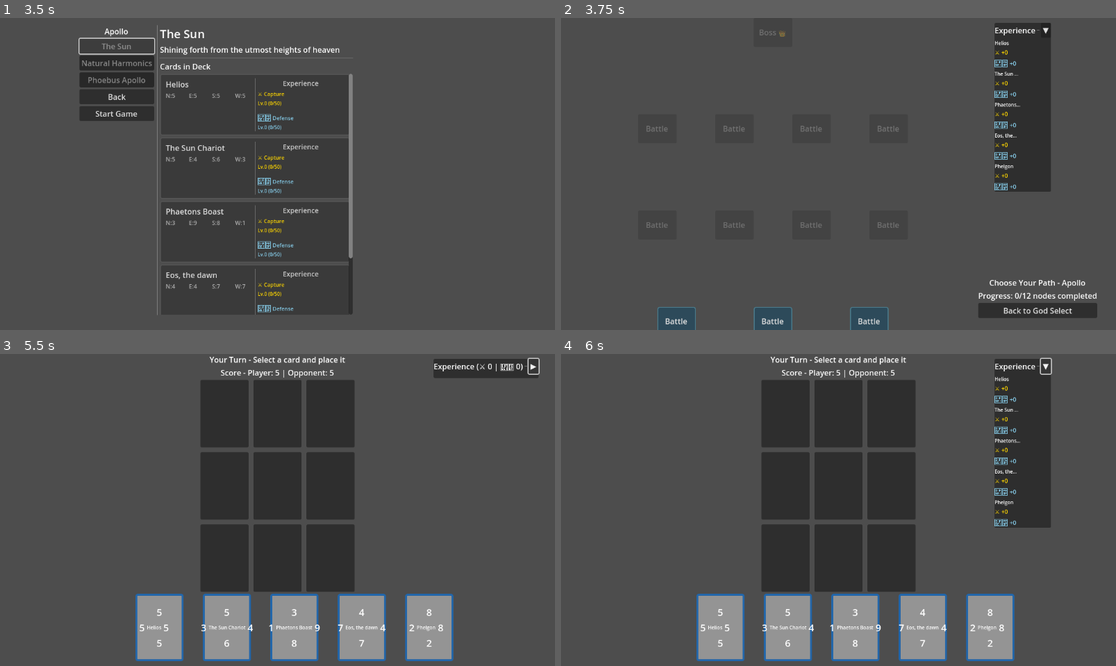
Above: before the commit, frames 1-4 (two rows, left to right).
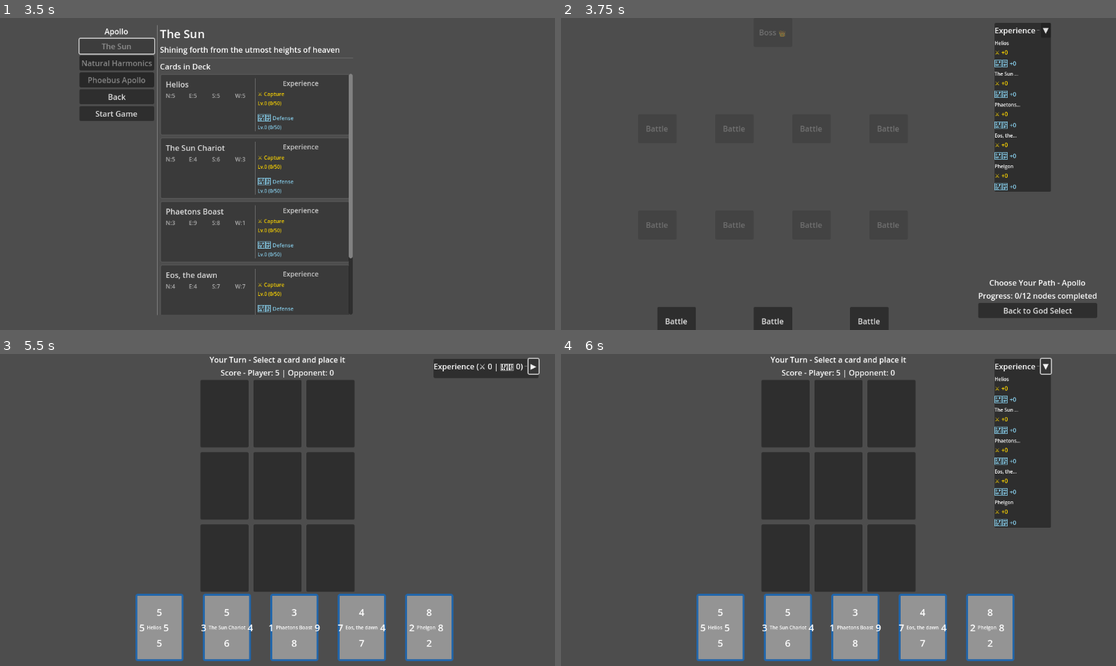
Above: after the commit, the same moments.

Repository: leslieharding/Mnemosyne
Game: Godot game, scene res://Scenes/MainMenu.tscn
Same seed, same stepped clock (60 frames per second), same inputs: the game is played once before the commit and once after it.
Inputs:
- Up to frame 1 (3.5 s): click "New Game" at 0.5 s; click "New Game" at 1.25 s; click "Apollo" at 2 s; click "The Sun" at 2.75 s
- Up to frame 2 (3.75 s): click "Start Game" at 3.5 s
- Up to frame 3 (5.5 s): click "Battle" at 4.25 s; click "▼" at 5 s
- Up to frame 4 (6 s): click "▶" at 5.75 s

Frame 1 is identical in both runs. In frame 2, 1.4% of the frame differs, in the area x 17-60%, y 92-100%; in frame 3, less than 0.1%; in frame 4, less than 0.1%.
Error after the commit: Trying to assign value of type 'Resource' to a variable of type 'enemies_collection.gd'. (res://Scripts/map_generator.gd:78)

Commit message:
start of adding enemy variety

Diff:
--- /dev/null
+++ b/Resources/Collections/Enemies.tres
@@ -0,0 +1,3 @@
+[gd_resource type="Resource" format=3 uid="uid://btiibds602ikf"]
+
+[resource]
--- /dev/null
+++ b/Resources/enemies_collection.gd
@@ -0,0 +1,51 @@
+# res://Resources/enemies_collection.gd
+class_name EnemiesCollection
+extends Resource
+
+@export var enemies: Array[EnemyCardCollection]
+
+# Get enemy by name
+func get_enemy(enemy_name: String) -> EnemyCardCollection:
+	for enemy in enemies:
+		if enemy.enemy_name == enemy_name:
+			return enemy
+	return null
+
+# Get all available enemy names
+func get_enemy_names() -> Array[String]:
+	var names: Array[String] = []
+	for enemy in enemies:
+		names.append(enemy.enemy_name)
+	return names
+
+# Get a random enemy (useful for random encounters)
+func get_random_enemy() -> EnemyCardCollection:
+	if enemies.size() > 0:
+		return enemies[randi() % enemies.size()]
+	return null
+
+# Get enemy deck directly by name and difficulty
+func get_enemy_deck(enemy_name: String, difficulty: int = 0) -> Array[CardResource]:
+	var enemy = get_enemy(enemy_name)
+	if enemy:
+		return enemy.get_deck_by_difficulty(difficulty)
+	return []
+
+# Get enemy info for UI display
+func get_enemy_info(enemy_name: String, difficulty: int = 0) -> Dictionary:
+	var enemy = get_enemy(enemy_name)
+	if not enemy:
+		return {}
+
+	var deck_def = enemy.get_deck_definition_by_difficulty(difficulty)
+	if not deck_def:
+		return {}
+
+	return {
+		"enemy_name": enemy.enemy_name,
+		"enemy_description": enemy.enemy_description,
+		"deck_name": deck_def.deck_name,
+		"deck_description": deck_def.deck_description,
+		"difficulty": deck_def.difficulty_level,
+		"difficulty_text": deck_def.get_difficulty_description()
+	}
--- /dev/null
+++ b/Resources/enemy_card_collection.gd
@@ -0,0 +1,49 @@
+# res://Resources/enemy_card_collection.gd
+class_name EnemyCardCollection
+extends Resource
+
+@export var enemy_name: String
+@export var enemy_description: String
+@export var cards: Array[CardResource]  # All cards for this enemy type
+@export var decks: Array[EnemyDeckDefinition]  # All deck variations
+
+# Helper function to get a complete deck by index
+func get_deck(index: int) -> Array[CardResource]:
+	if index < 0 or index >= decks.size():
+		return []
+
+	var deck_def = decks[index]
+	var result: Array[CardResource] = []
+
+	for card_index in deck_def.card_indices:
+		if card_index >= 0 and card_index < cards.size():
+			result.append(cards[card_index])
+
+	return result
+
+# Get deck by difficulty level
+func get_deck_by_difficulty(difficulty: int) -> Array[CardResource]:
+	for i in range(decks.size()):
+		if decks[i].difficulty_level == difficulty:
+			return get_deck(i)
+
+	# Fallback to first deck if difficulty not found
+	return get_deck(0)
+
+# Get deck definition by difficulty level
+func get_deck_definition_by_difficulty(difficulty: int) -> EnemyDeckDefinition:
+	for deck_def in decks:
+		if deck_def.difficulty_level == difficulty:
+			return deck_def
+
+	# Fallback to first deck
+	return decks[0] if decks.size() > 0 else null
+
+# Get available difficulty levels for this enemy
+func get_available_difficulties() -> Array[int]:
+	var difficulties: Array[int] = []
+	for deck_def in decks:
+		if not deck_def.difficulty_level in difficulties:
+			difficulties.append(deck_def.difficulty_level)
+	difficulties.sort()
+	return difficulties
--- /dev/null
+++ b/Resources/enemy_deck_definition.gd
@@ -0,0 +1,20 @@
+# res://Resources/enemy_deck_definition.gd
+class_name EnemyDeckDefinition
+extends Resource
+
+@export var deck_name: String
+@export var deck_description: String
+@export var difficulty_level: int = 0  # 0 = easy, 1 = medium, 2 = hard/boss
+@export var card_indices: Array[int]  # 5 indices pointing to cards in the enemy collection
+
+# Get difficulty description for UI
+func get_difficulty_description() -> String:
+	match difficulty_level:
+		0:
+			return "Novice"
+		1:
+			return "Adept"
+		2:
+			return "Master"
+		_:
+			return "Unknown"
--- a/Resources/map_node.gd
+++ b/Resources/map_node.gd
@@ -17,9 +17,15 @@
 @export var is_available: bool = false
 @export var node_id: int = -1
 
+# Enemy encounter data
+@export var enemy_name: String = "Shadow Acolyte"  # Which enemy type
+@export var enemy_difficulty: int = 0  # 0=easy, 1=medium, 2=hard/boss
+
 # Visual/UI properties
 @export var display_name: String = ""
 @export var description: String = ""
+
+# Replace the _init function (around lines 21-40)
 
 func _init(id: int = -1, type: NodeType = NodeType.BATTLE, pos: Vector2 = Vector2.ZERO):
 	node_id = id
@@ -27,6 +33,10 @@
 	position = pos
 	is_available = false
 	is_completed = false
+
+	# Set default enemy data
+	enemy_name = "Shadow Acolyte"
+	enemy_difficulty = 0
 
 	# Set default display info based on type
 	match node_type:
--- a/Scripts/apollo_game.gd
+++ b/Scripts/apollo_game.gd
@@ -87,6 +87,28 @@
 
 	# Connect opponent manager signals
 	opponent_manager.opponent_card_placed.connect(_on_opponent_card_placed)
+
+	# Set up opponent based on map node data
+	setup_opponent_from_params()
+
+
+# Set up opponent based on parameters from map
+func setup_opponent_from_params():
+	var params = get_scene_params()
+
+	# Check if we have current node data (enemy info)
+	if params.has("current_node"):
+		var current_node = params["current_node"]
+		var enemy_name = current_node.get("enemy_name", "Shadow Acolyte")
+		var enemy_difficulty = current_node.get("enemy_difficulty", 0)
+
+		print("Setting up opponent: ", enemy_name, " (difficulty ", enemy_difficulty, ")")
+		opponent_manager.setup_opponent(enemy_name, enemy_difficulty)
+	else:
+		# Fallback for testing or if no node data available
+		print("No enemy data found, using default Shadow Acolyte")
+		opponent_manager.setup_opponent("Shadow Acolyte", 0)
+
 
 # Start the game sequence
 func start_game():
--- a/Scripts/map_generator.gd
+++ b/Scripts/map_generator.gd
@@ -44,7 +44,7 @@
 
 	# Calculate horizontal spacing for this layer
 	var horizontal_spacing = MAP_WIDTH / (node_count + 1)
-# Invert the Y position so layer 0 is at the bottom and final layer is at top
+	# Invert the Y position so layer 0 is at the bottom and final layer is at top
 	var y_position = (LAYER_COUNT - 1 - layer) * LAYER_SPACING
 
 	for i in range(node_count):
@@ -56,6 +56,10 @@
 
 		# Create the node
 		var node = MapNode.new(starting_id + i, node_type, position)
+
+		# Assign enemy to this node
+		assign_enemy_to_node(node, layer, i)
+
 		layer_nodes.append(node)
 
 	return layer_nodes
@@ -67,6 +71,34 @@
 		return MapNode.NodeType.BOSS
 	else:
 		return MapNode.NodeType.BATTLE
+
+# Assign enemy to a node based on its position
+static func assign_enemy_to_node(node: MapNode, layer: int, index_in_layer: int):
+	# Load enemy collection to get available enemies
+	var enemies_collection: EnemiesCollection = load("res://Resources/Collections/Enemies.tres")
+	if not enemies_collection:
+		# Fallback if enemies collection not found
+		node.enemy_name = "Shadow Acolyte"
+		node.enemy_difficulty = 0
+		return
+
+	var enemy_names = enemies_collection.get_enemy_names()
+
+	# Assign enemy based on layer (simple assignment for now)
+	match layer:
+		0:  # Starting layer - easy enemies
+			node.enemy_name = enemy_names[index_in_layer % enemy_names.size()]
+			node.enemy_difficulty = 0
+		1, 2:  # Middle layers - medium enemies
+			node.enemy_name = enemy_names[index_in_layer % enemy_names.size()]
+			node.enemy_difficulty = 1
+		3:  # Boss layer - hard enemies
+			node.enemy_name = enemy_names[0]  # Could be specific boss enemy
+			node.enemy_difficulty = 2
+		_:
+			# Fallback
+			node.enemy_name = "Shadow Acolyte"
+			node.enemy_difficulty = 0
 
 # Connect nodes between layers - REVERSE the connection direction
 static func connect_layers(nodes_by_layer: Array, map_data: MapData):
@@ -124,3 +156,4 @@
 
 		for node in layer_nodes:
 			print("  Node ", node.node_id, " (", node.display_name, ") -> ", node.connections)
+			print("    Enemy: ", node.enemy_name, " (difficulty ", node.enemy_difficulty, ")")
--- a/Scripts/opponent_manager.gd
+++ b/Scripts/opponent_manager.gd
@@ -4,39 +4,66 @@
 
 signal opponent_card_placed(grid_index: int)
 
-# Opponent's deck - for now always the same, but structured for future variation
+# Opponent's deck and info
 var opponent_deck: Array[CardResource] = []
-var opponent_name: String = "Apollo's Shadow"
-var last_played_card: CardResource = null  # Track the last played card
+var opponent_name: String = "Unknown Enemy"
+var opponent_description: String = ""
+var last_played_card: CardResource = null
 
 # AI decision making
 var think_time_min: float = 1.0
 var think_time_max: float = 2.5
 
+# Enemy collection reference
+var enemies_collection: EnemiesCollection
+
 func _ready():
-	setup_default_opponent()
+	load_enemies_collection()
 
-# Set up the default opponent with a fixed deck
-func setup_default_opponent():
-	# Load Apollo collection and use the first deck as opponent's deck
+# Load the enemies collection
+func load_enemies_collection():
+	enemies_collection = load("res://Resources/Collections/Enemies.tres")
+	if not enemies_collection:
+		push_error("Failed to load enemies collection!")
+
+# Set up opponent with specific enemy and difficulty
+func setup_opponent(enemy_name: String, difficulty: int = 0):
+	if not enemies_collection:
+		load_enemies_collection()
+		if not enemies_collection:
+			setup_fallback_opponent()
+			return
+
+	# Get the enemy deck
+	opponent_deck = enemies_collection.get_enemy_deck(enemy_name, difficulty)
+
+	if opponent_deck.is_empty():
+		print("Warning: No deck found for enemy '", enemy_name, "' with difficulty ", difficulty)
+		setup_fallback_opponent()
+		return
+
+	# Get enemy info for display
+	var enemy_info = enemies_collection.get_enemy_info(enemy_name, difficulty)
+	if enemy_info.has("enemy_name"):
+		opponent_name = enemy_info["deck_name"] + " (" + enemy_info["enemy_name"] + ")"
+		opponent_description = enemy_info["deck_description"]
+	else:
+		opponent_name = enemy_name
+		opponent_description = "A mysterious opponent"
+
+	print("Opponent loaded: ", opponent_name, " with ", opponent_deck.size(), " cards")
+	print("Deck: ", opponent_description)
+
+# Fallback to Apollo deck if enemy system fails
+func setup_fallback_opponent():
+	print("Using fallback opponent (Apollo deck)")
 	var apollo_collection: GodCardCollection = load("res://Resources/Collections/Apollo.tres")
 	if apollo_collection:
-		# For now, opponent always uses "The Sun" deck (index 0)
 		opponent_deck = apollo_collection.get_deck(0)
-		print("Opponent deck loaded: ", opponent_deck.size(), " cards")
+		opponent_name = "Apollo's Shadow"
+		opponent_description = "A reflection of divine power"
 	else:
-		push_error("Failed to load opponent deck!")
-
-# Future method for setting different opponent types
-func setup_opponent(opponent_type: String):
-	match opponent_type:
-		"basic":
-			setup_default_opponent()
-		"advanced":
-			# Future: load different deck or AI behavior
-			setup_default_opponent()
-		_:
-			setup_default_opponent()
+		push_error("Failed to load fallback opponent deck!")
 
 # Take opponent's turn
 func take_turn(available_slots: Array[int]):
@@ -83,5 +110,6 @@
 func get_opponent_info() -> Dictionary:
 	return {
 		"name": opponent_name,
+		"description": opponent_description,
 		"cards_remaining": opponent_deck.size()
 	}
--- a/Scripts/run_map.gd
+++ b/Scripts/run_map.gd
@@ -110,6 +110,8 @@
 	# Add to the scene and track it
 	map_container.add_child(button)
 	map_node_buttons.append(button)
+
+# Replace the style_map_node_button function (around lines 150-200)
 
 # Style a map node button based on its state
 func style_map_node_button(button: Button, map_node: MapNode):
@@ -159,6 +161,21 @@
 			style.border_width_bottom = 3
 			button.text += " 👑"
 
+	# Add enemy info to button text and tooltip
+	if map_node.has("enemy_name") and map_node.has("enemy_difficulty"):
+		var difficulty_text = ""
+		match map_node.enemy_difficulty:
+			0: difficulty_text = "Novice"
+			1: difficulty_text = "Adept"
+			2: difficulty_text = "Master"
+
+		# Update button text to include enemy info
+		if not button.text.contains("✓"):
+			button.text = map_node.display_name + "\n" + map_node.enemy_name
+
+		# Set tooltip with more detailed info
+		button.tooltip_text = map_node.enemy_name + " (" + difficulty_text + ")"
+
 	# Apply the style
 	button.add_theme_stylebox_override("normal", style)
 	button.add_theme_stylebox_override("hover", style)
Not shown, added: Resources/enemies_collection.gd.uid
Not shown, added: Resources/enemy_card_collection.gd.uid
Not shown, added: Resources/enemy_deck_definition.gd.uid
